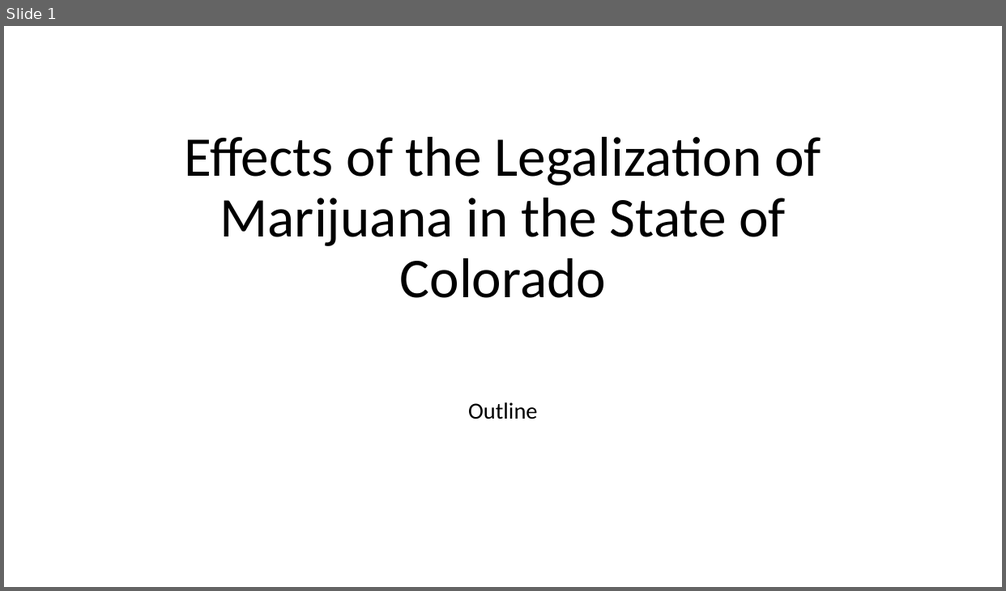
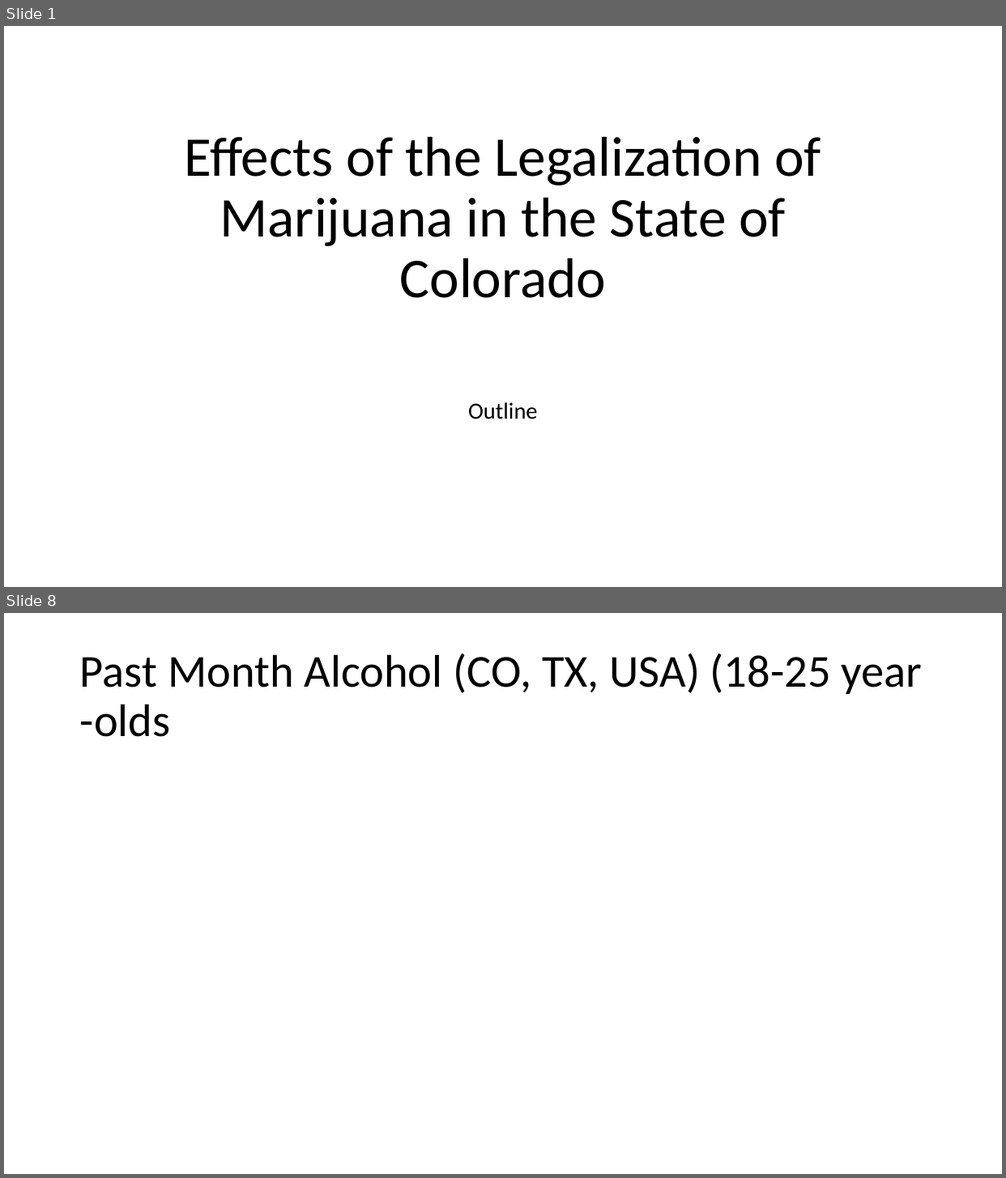
Before and after one commit to zdsteele/Project_1, a slide deck: Outline.pptx. Shown one above the other, each under a label of ours: slide 1 before the commit, slides 1 and 8 after it; the slides between them are not shown. The pictures are 1006x591 and 1006x1178 pixels, drawn with LibreOffice and Linux fonts; fonts in the diff are those of the drawing. Boxes give left, top, right and bottom in pixels: in the first picture for what was removed or moved away, otherwise in the second. Text is boxed around its words. In the diff, an @@ line names an element or a change of style, - is before the commit and + after.

```diff
--- a/Outline.pptx
+++ b/Outline.pptx
@@ slide 8 added at <box>4,613,1002,1174</box>, background #FFFFFF @@
@@ title added at <box>80,653,922,737</box>, 44 pt, text #000000 @@
+Past Month Alcohol (CO, TX, USA) (18-25 year -olds
```
Also in this commit, not shown: 2 slides changed, 7 other slides added, 15 slides removed.
